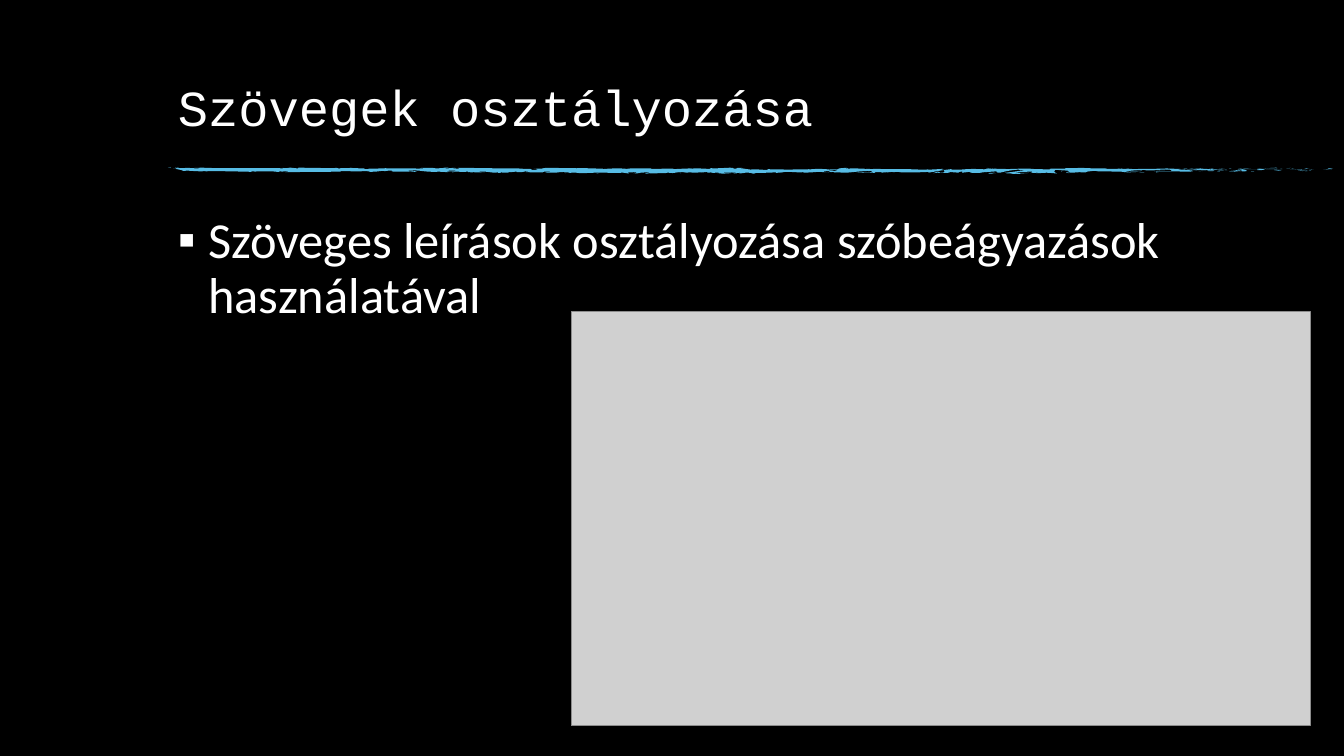
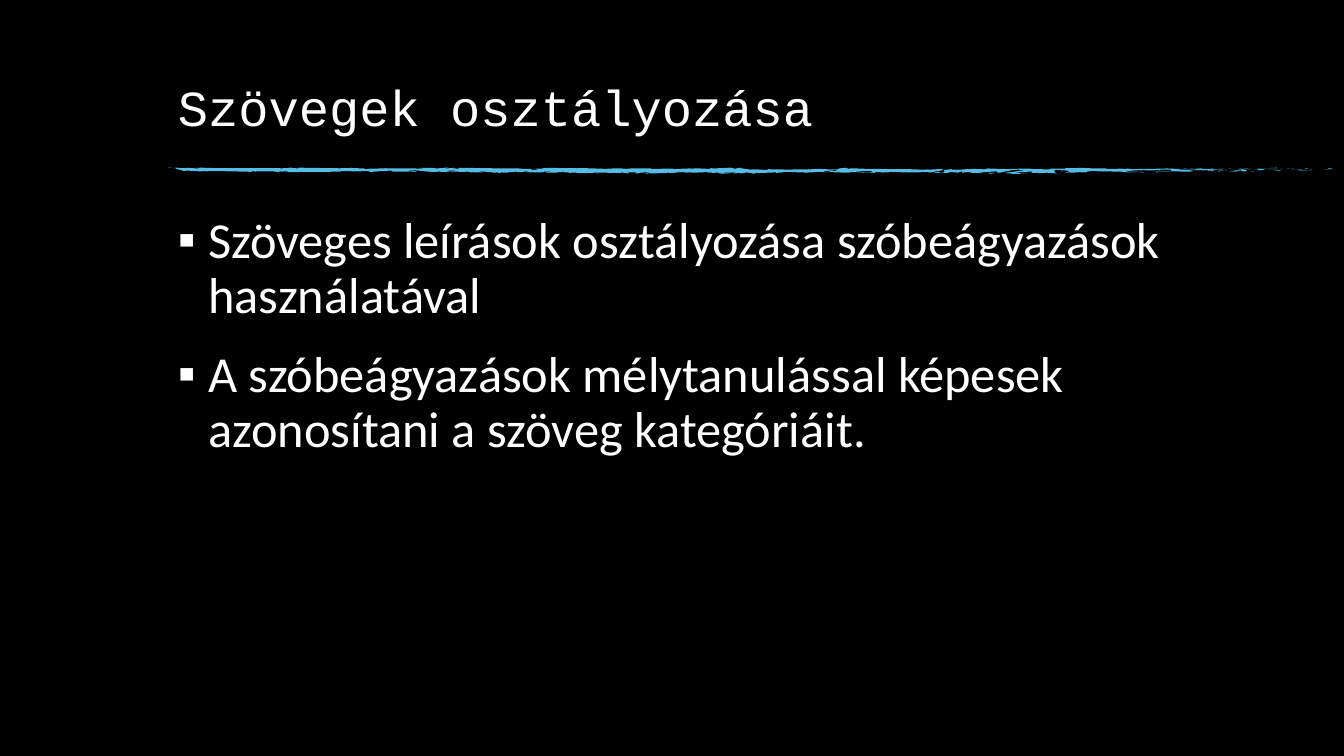
Before and after one commit to KPatrik22/stat, a slide deck: slide 17 of stat_1.pptx. Drawn at 1344x756 pixels with LibreOffice and Linux fonts; fonts in the diff are those of the drawing; grey boxes stand for pictures; background and template pictures are left out. Boxes give left, top, right and bottom in pixels: in the first picture for what was removed or moved away, otherwise in the second. Text is boxed around its words. In the diff, an @@ line names an element or a change of style, - is before the commit and + after.

Commit message:
v3

```diff
--- a/stat_1.pptx
+++ b/stat_1.pptx
@@ picture removed at (571,312,1310,726) @@
@@ text at (208,357,1064,456): paragraph added @@
+▪ A szóbeágyazások mélytanulással képesek azonosítani a szöveg kategóriáit.
```
Also in this commit, not shown: 3 other slides changed, 1 slide added.
